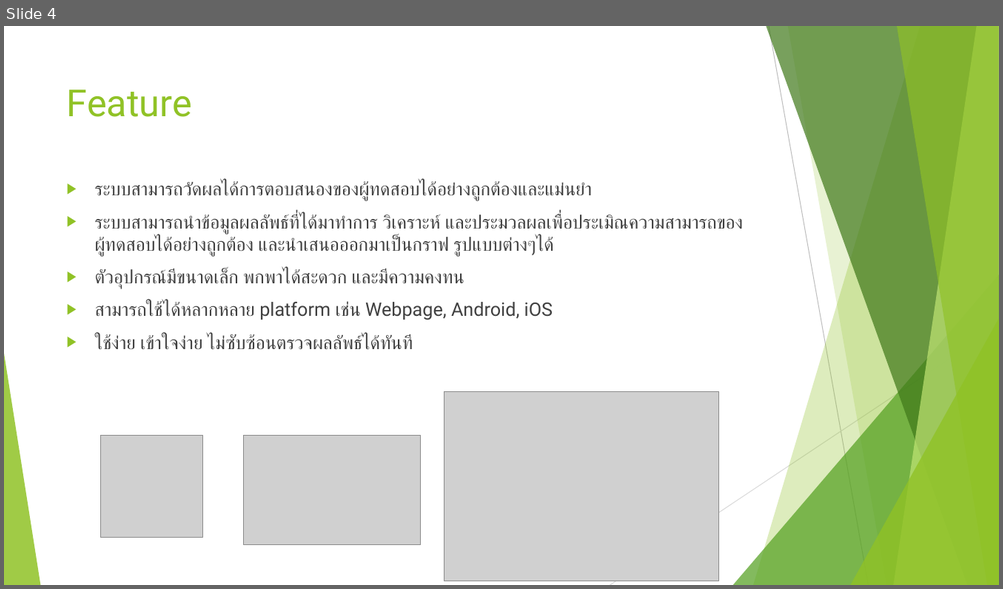
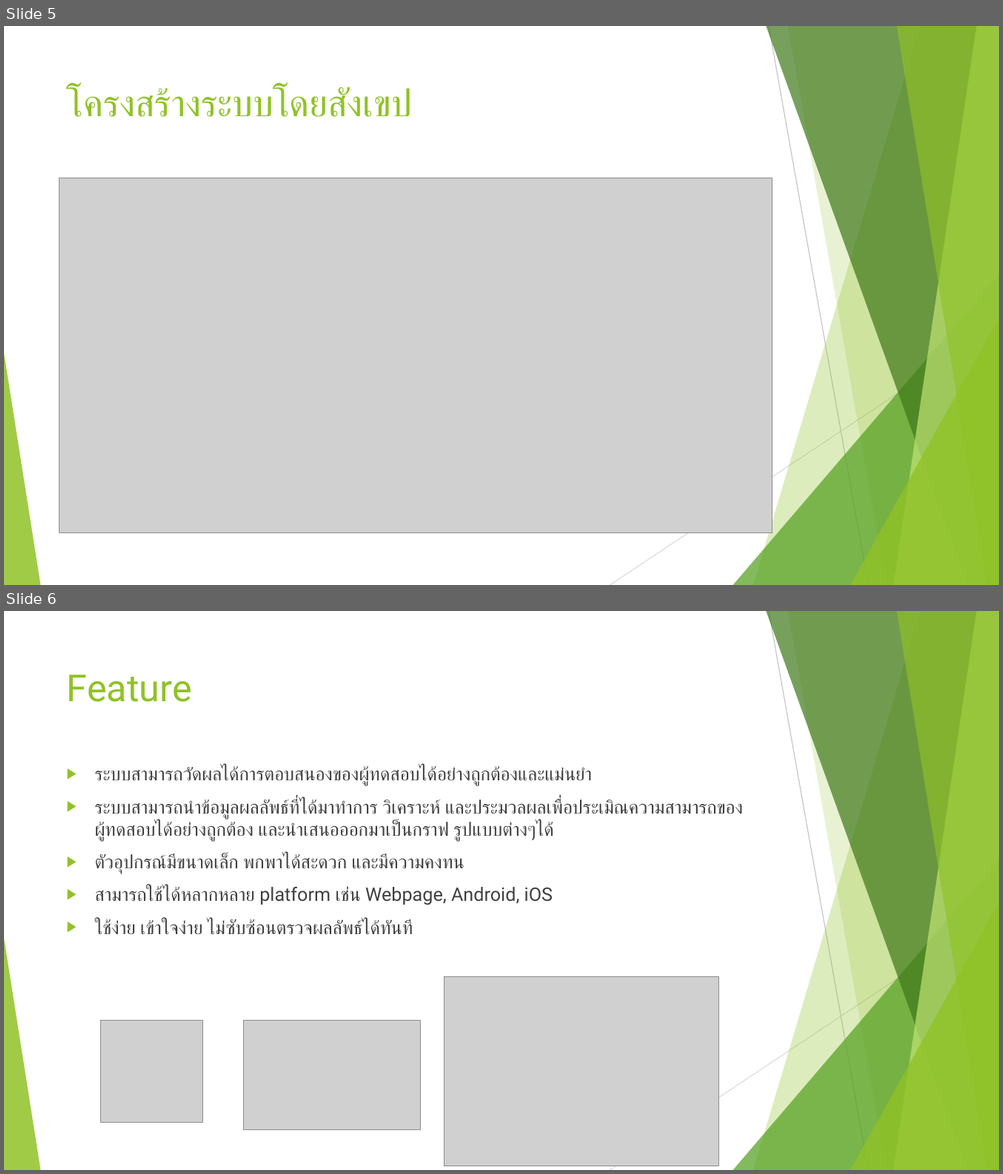
Before and after one commit to Al0nesauurs/etc, a slide deck: Work/present v1.pptx. Shown one above the other, each under a label of ours: slide 4 before the commit, slides 5 and 6 after it. The pictures are 1003x589 and 1003x1174 pixels, drawn with LibreOffice and Linux fonts; fonts in the diff are those of the drawing; grey boxes stand for pictures. Boxes give left, top, right and bottom in pixels: in the first picture for what was removed or moved away, otherwise in the second. Text is boxed around its words. In the diff, an @@ line names an element or a change of style, - is before the commit and + after.

```diff
--- a/Work/present v1.pptx
+++ b/Work/present v1.pptx
@@ slide 5 added at [4,26,999,585], background #FFFFFF; not listed: 10 template elements that a slide beside it also shows @@
@@ title added at [67,87,412,117], 36 pt, text #90C226 @@
+โครงสร้างระบบโดยสังเขป
@@ picture added at [60,178,771,534] @@
@@ what was slide 4 is now slide 6 @@
```
Also in this commit, not shown: 1 slide changed, 2 other slides added, 48 other files.
